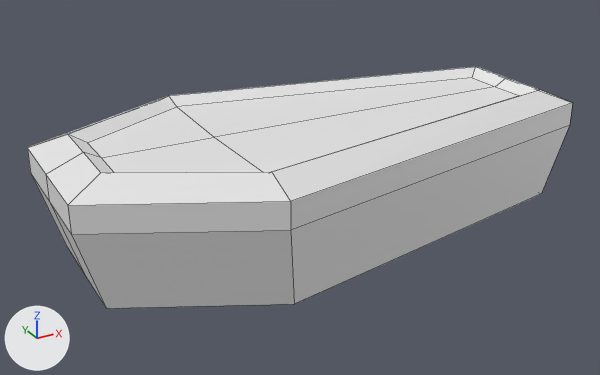
What one commit did to the Blender file Resources/3D/coffin.blend.
One viewpoint serves both versions: a camera (50 mm lens) standing at (-4.78, -11.5, 5.42) and looking at (1.56, 0.03, -0.34). Arrows for +X, +Y and +Z are at lower left; the lights stay in place. Mesh edges are drawn as thin lines.
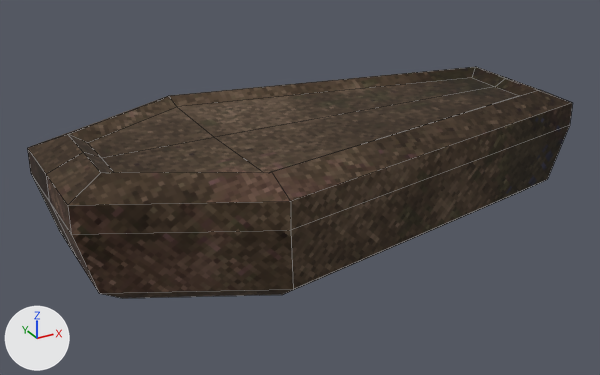
Where the change shows, as pixel boxes [x1, y1, x2, y2] in the pictures (600 x 375 px; the box of a moved part takes in the faces that stretch with it):
'Cube', reshaped
    before: [27, 67, 573, 308]
    after: [27, 67, 573, 298]
part 1 of me_cube_001, moved or reshaped
    before: [31, 125, 570, 308]
    after: [31, 125, 570, 298]
part 2 of me_cube_001, recoloured (white to brown)
    both: [27, 67, 573, 234]

What changed in the scene script:
```text
Add img_stone_png:
    img_stone_png = load_image('stone.png', 'stone.png', 128, 128, 'sRGB')
Add mat_material_001:
    mat_material_001 = principled_material('Material.001')
    mat_material_001.texture = img_stone_png
    mat_material_001.roughness = 1.0
Change me_cube_001:
    used by ob_cube; location = (0.0, 0.0, 0.0)
    remove me_cube_001.from_pydata(...)  # 42 vertices, 40 faces; spans x -2.64..6.52, y -2.53..2.53, z -1.0..1.0
    add me_cube_001.from_pydata(...)  # 50 vertices, 48 faces; spans x -2.64..6.52, y -2.53..2.53, z -1.0..1.0
    me_cube_001 part 1
    8 vertices are removed from x -2.26..6.13, y -2.32..2.32, z -1.0
    40 faces are deleted
    16 vertices are added at x -2.34..6.21, y -2.37..2.37, z -1.0..-0.71
    48 new faces join them
    me_cube_001 part 2: 28 faces spanning x -2.64..6.52, y -2.53..2.53, z 0.33..1.0 switch from no material to mat_material_001 (picture img_stone_png)
```
